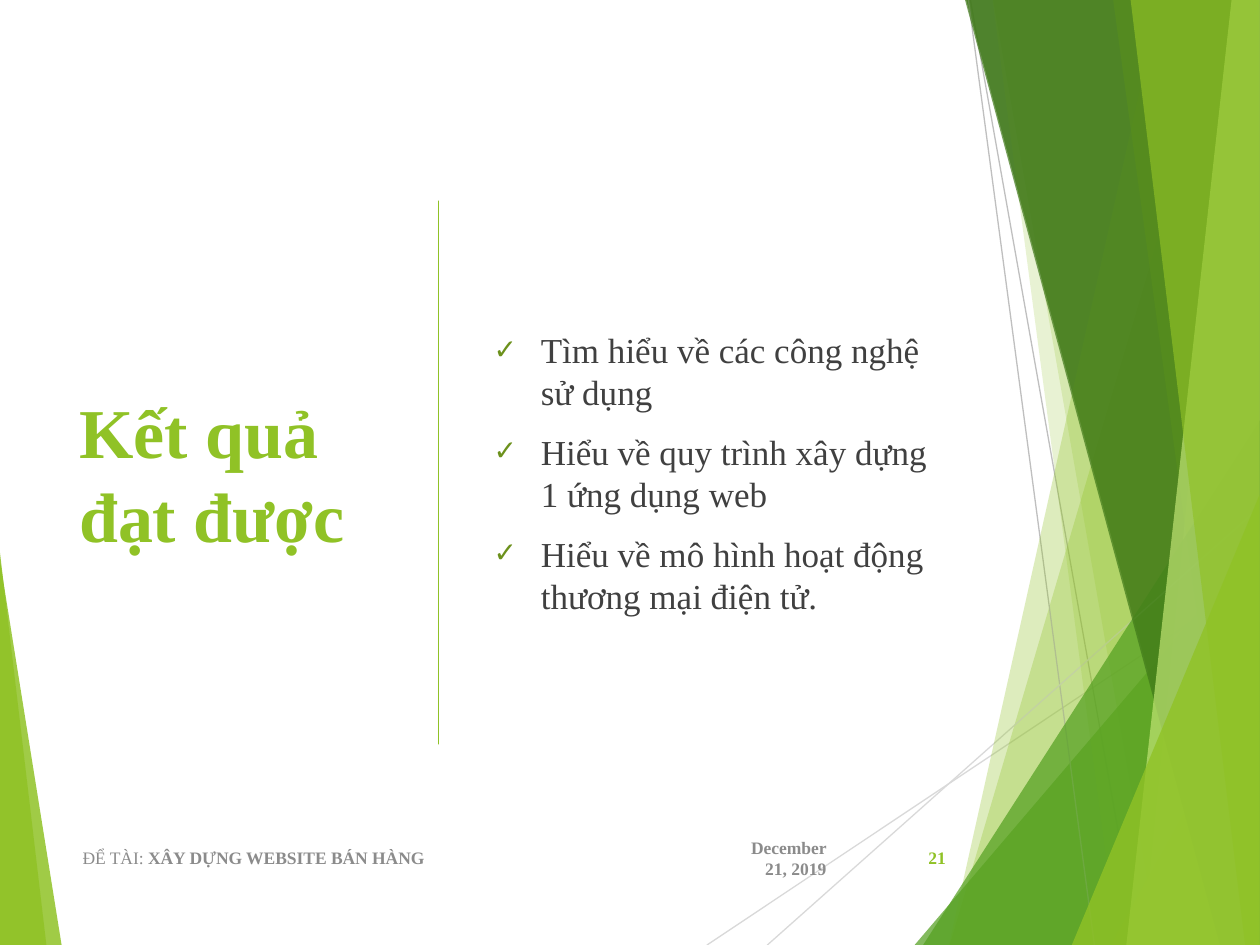
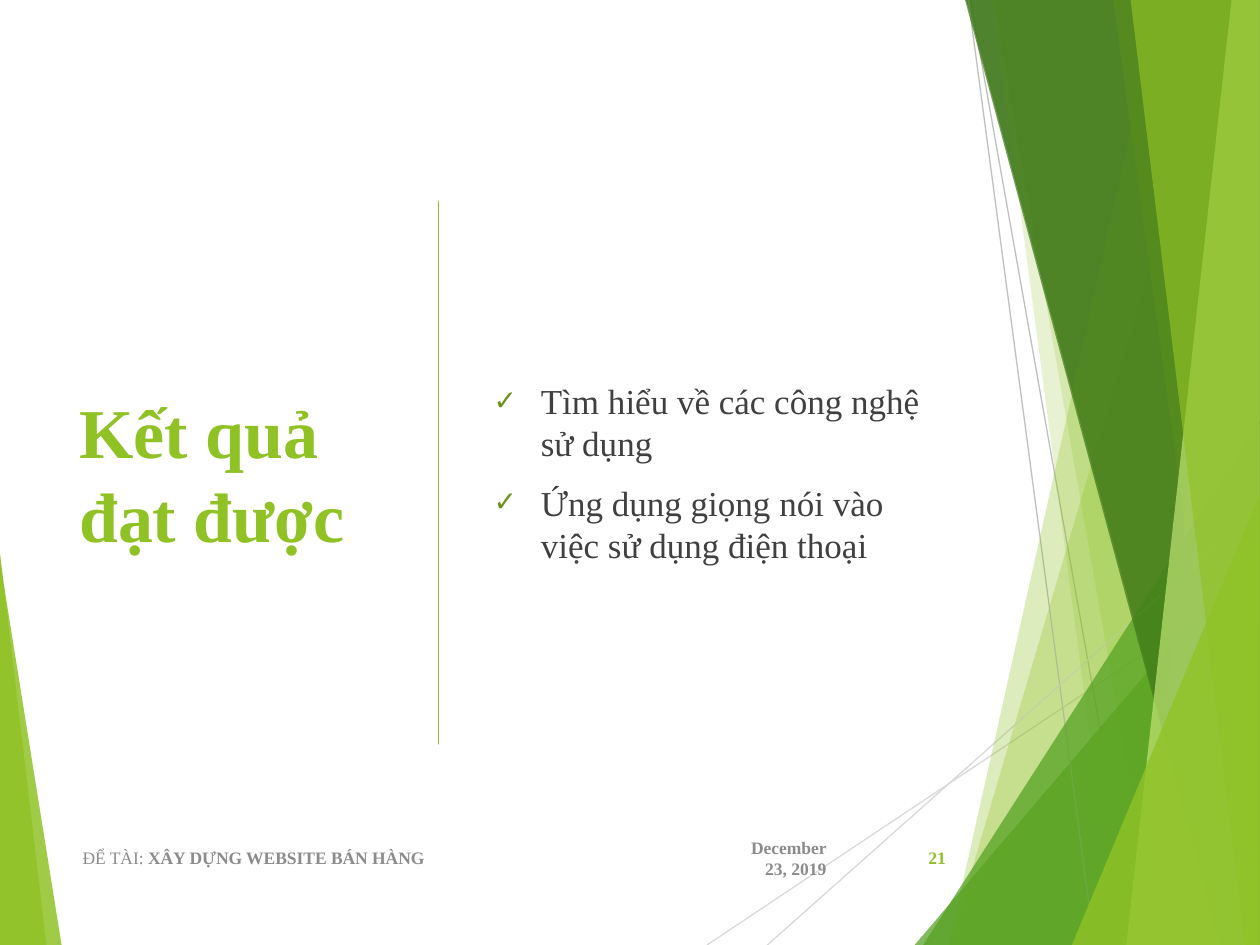
Before and after one commit to viet97/doandocs, a slide deck: slide 21 of DATN_Presentation.pptx. Drawn at 1260x945 pixels with LibreOffice and Linux fonts; fonts in the diff are those of the drawing. Boxes give left, top, right and bottom in pixels: in the first picture for what was removed or moved away, otherwise in the second. Text is boxed around its words. In the diff, an @@ line names an element or a change of style, - is before the commit and + after.

```diff
--- a/DATN_Presentation.pptx
+++ b/DATN_Presentation.pptx
@@ text at (541,488,884,565): text changed @@
-✓ Hiểu về quy trình xây dựng 1 ứng dụng web
-✓ Hiểu về mô hình hoạt động thương mại điện tử.
+✓ Ứng dụng giọng nói vào việc sử dụng điện thoại
@@ text at (751,842,827,878): text changed @@
-December 21, 2019
+December 23, 2019
```
Also in this commit, not shown: 20 other slides changed.
